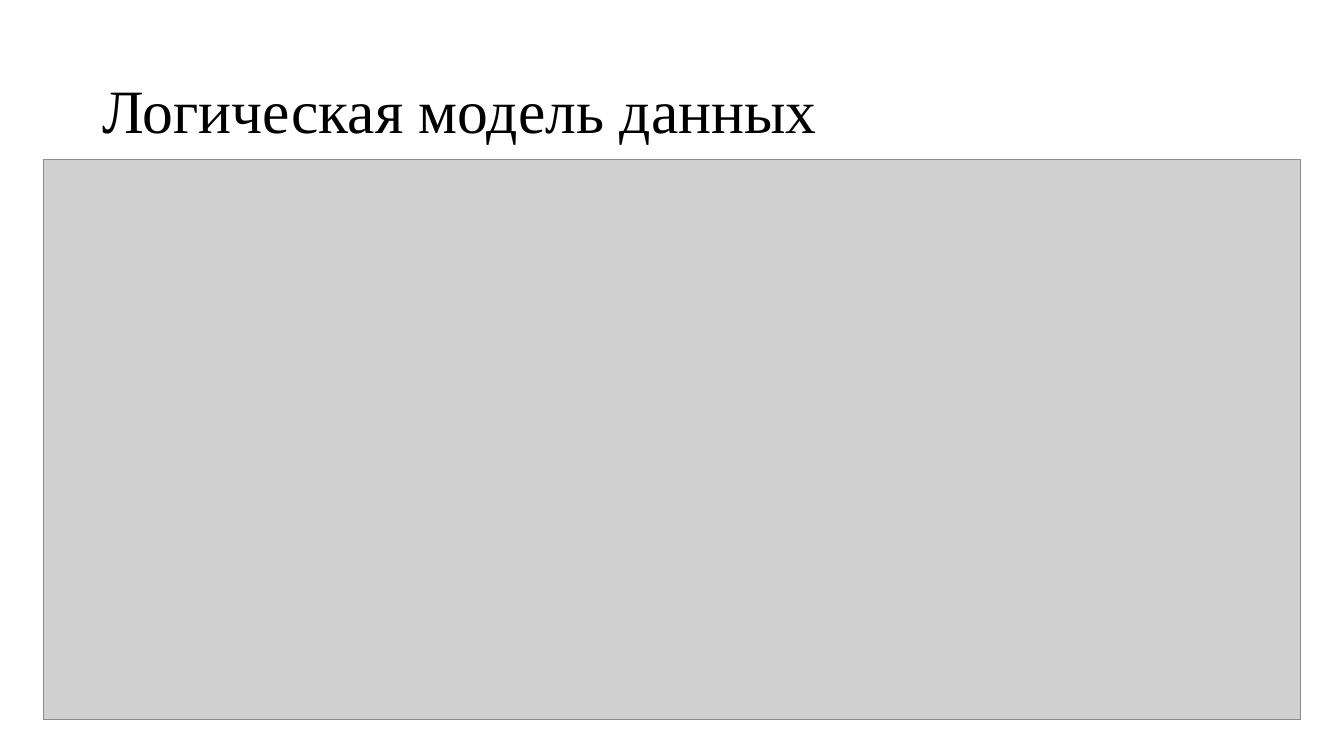
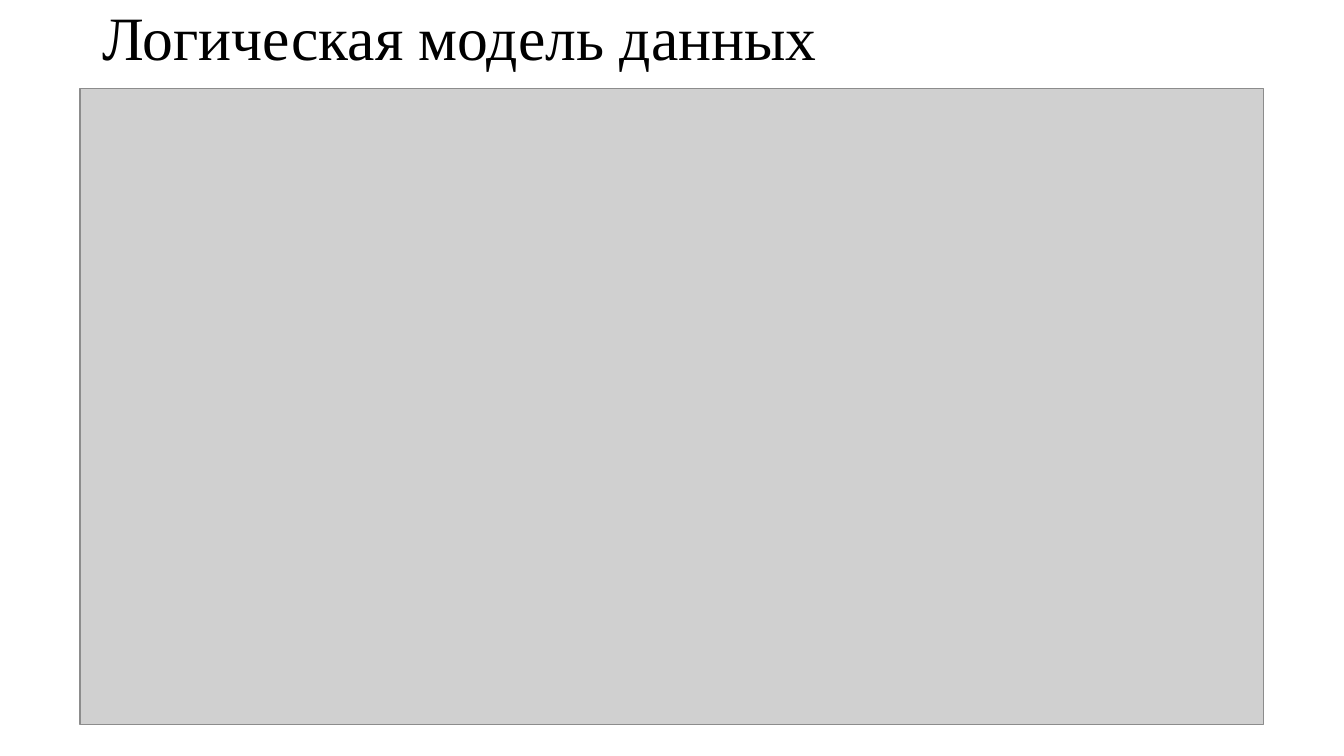
Before and after one commit to depxd/hotel3, a slide deck: slide 6 of Презентаци АИС гостницы.pptx. Drawn at 1344x756 pixels with LibreOffice and Linux fonts; fonts in the diff are those of the drawing; grey boxes stand for pictures. Boxes give left, top, right and bottom in pixels: in the first picture for what was removed or moved away, otherwise in the second. Text is boxed around its words. In the diff, an @@ line names an element or a change of style, - is before the commit and + after.

```diff
--- a/Презентаци АИС гостницы.pptx
+++ b/Презентаци АИС гостницы.pptx
@@ title "Логическая модель данных": place and size @@
-title "Логическая модель данных" at (102,92,817,144)
+title "Логическая модель данных" at (102,19,817,71)
@@ picture: place and size @@
-picture at (43,159,1301,720)
+picture at (80,89,1263,724)
```
Also in this commit, not shown: 18 other slides changed, 2 other files.
